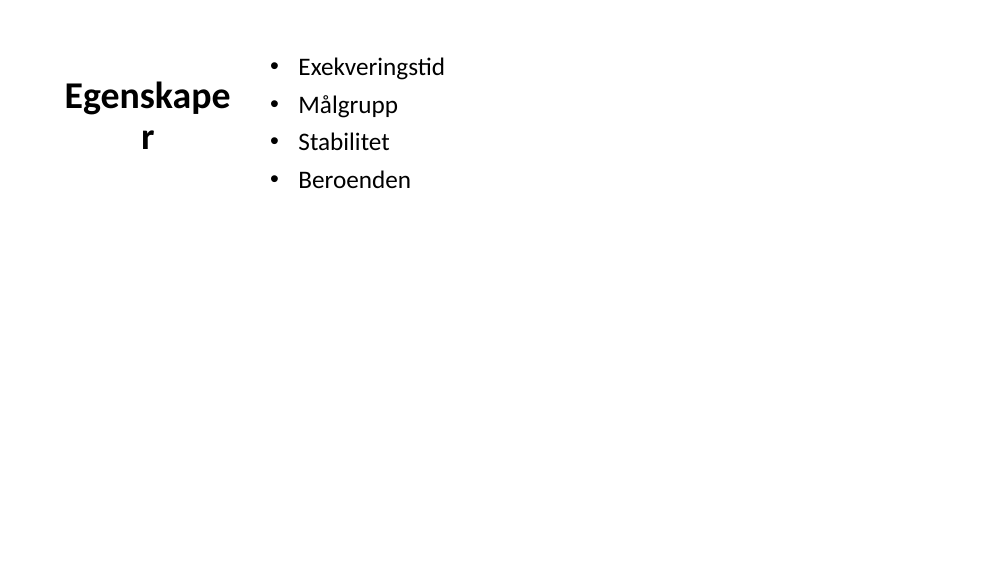
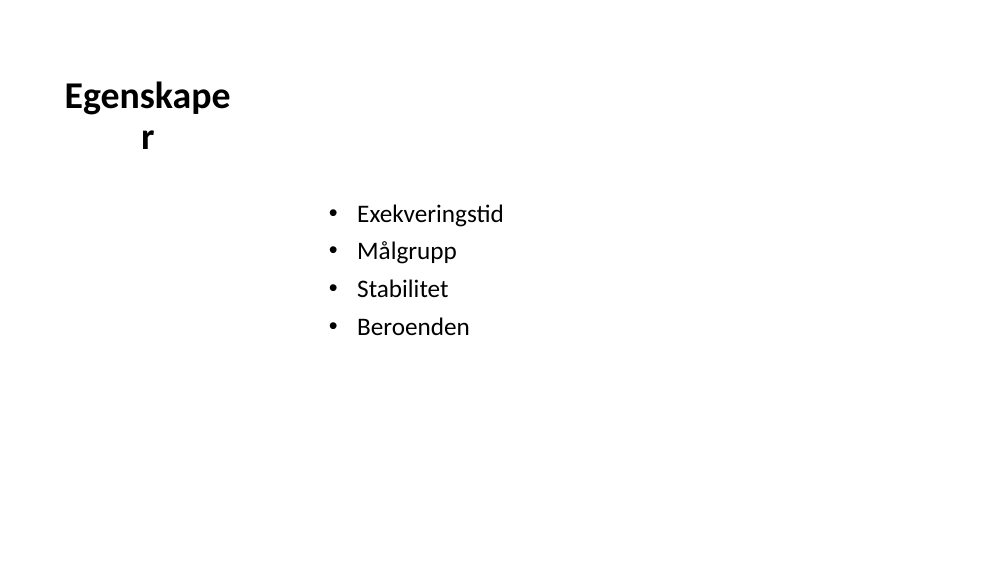
Before and after one commit to Omegapoint/tdd-lab, a slide deck: slide 17 of TDD-Presentation.pptx (slide 16 before the commit). Drawn at 1008x567 pixels with LibreOffice and Linux fonts; fonts in the diff are those of the drawing. Boxes give left, top, right and bottom in pixels: in the first picture for what was removed or moved away, otherwise in the second. Text is boxed around its words. In the diff, an @@ line names an element or a change of style, - is before the commit and + after.

```diff
--- a/TDD-Presentation.pptx
+++ b/TDD-Presentation.pptx
@@ subtitle "Exekveringstid": place and size @@
-subtitle "Exekveringstid" at (298, 57, 445, 188)
+subtitle "Exekveringstid" at (357, 204, 504, 335)
```
Also in this commit, not shown: 6 other slides changed, 1 slide added, 5 other files.
